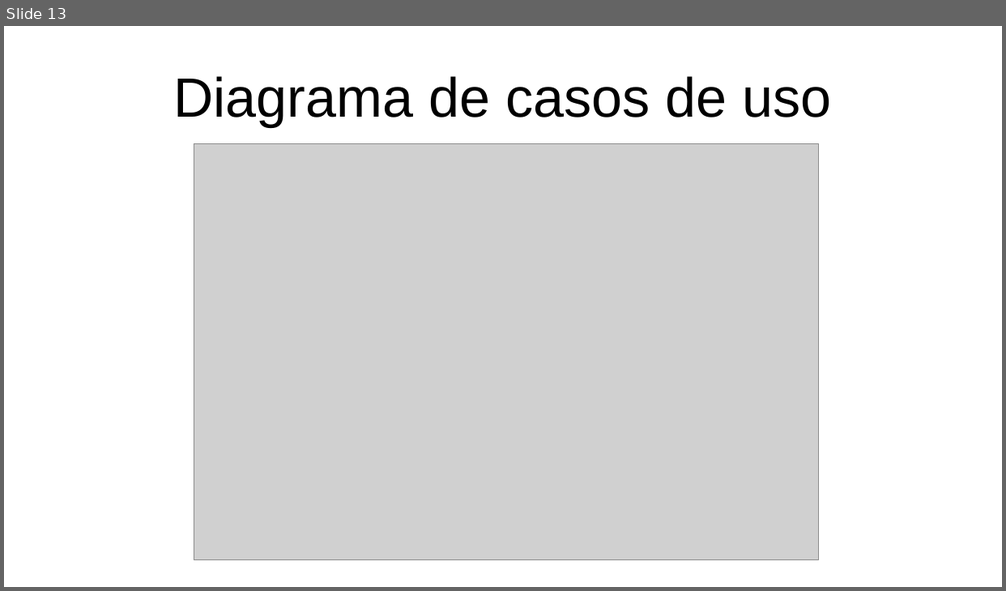
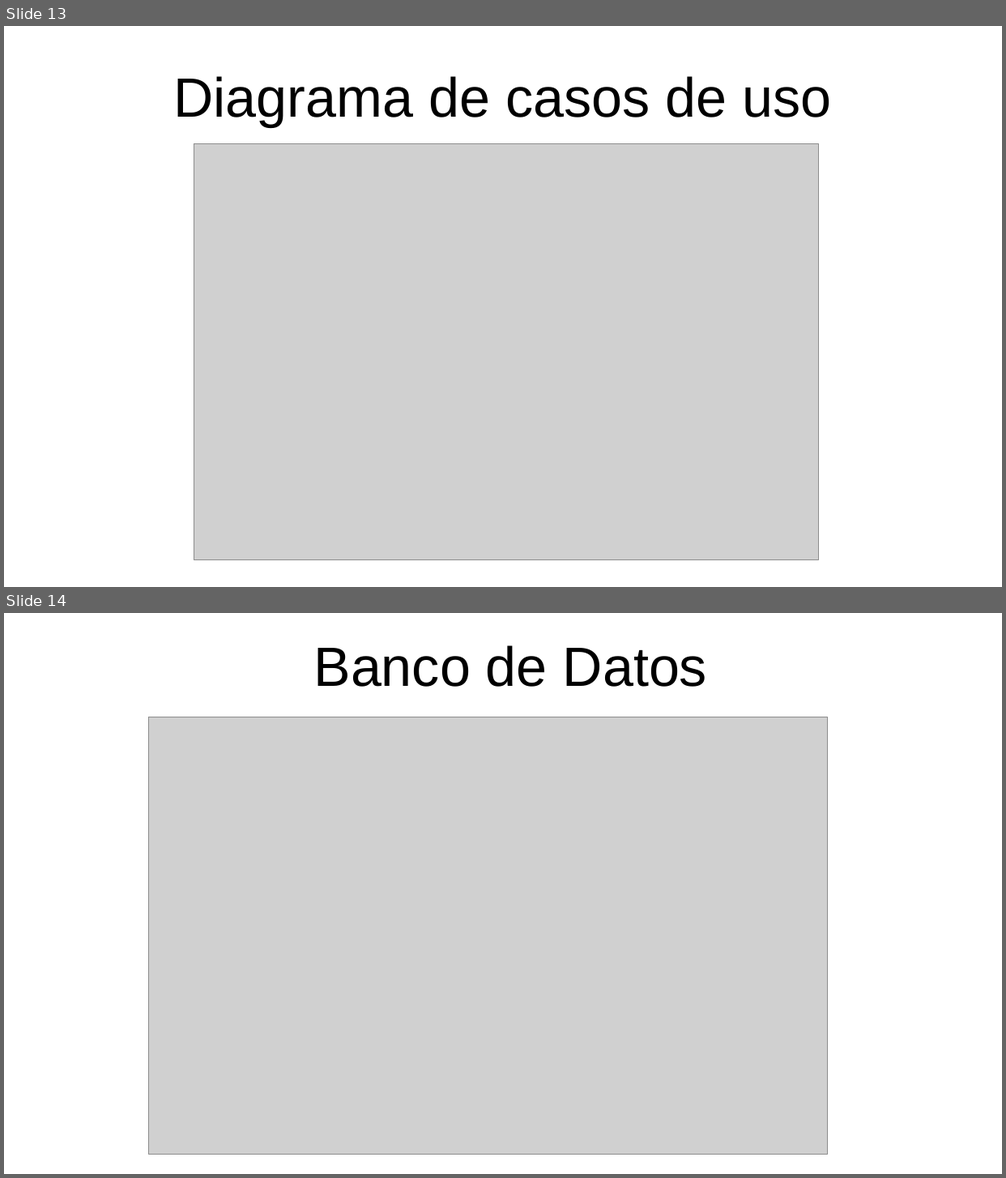
Before and after one commit to bruasu/DAWII-Bruno, a slide deck: schedule/slider_presentation.odp. Shown one above the other, each under a label of ours: slide 13 before the commit, slides 13 and 14 after it. The pictures are 1006x591 and 1006x1178 pixels, drawn with LibreOffice and Linux fonts; fonts in the diff are those of the drawing; grey boxes stand for pictures. Boxes give left, top, right and bottom in pixels: in the first picture for what was removed or moved away, otherwise in the second. Text is boxed around its words. In the diff, an @@ line names an element or a change of style, - is before the commit and + after.

```diff
--- a/schedule/slider_presentation.odp
+++ b/schedule/slider_presentation.odp
@@ slide 14 added at box(4, 613, 1002, 1174), background #FFFFFF @@
@@ title added at box(314, 645, 707, 687), 44 pt, text #000000 @@
+Banco de Datos
@@ picture added at box(149, 717, 828, 1155) @@
```
Also in this commit, not shown: 1 other file.
